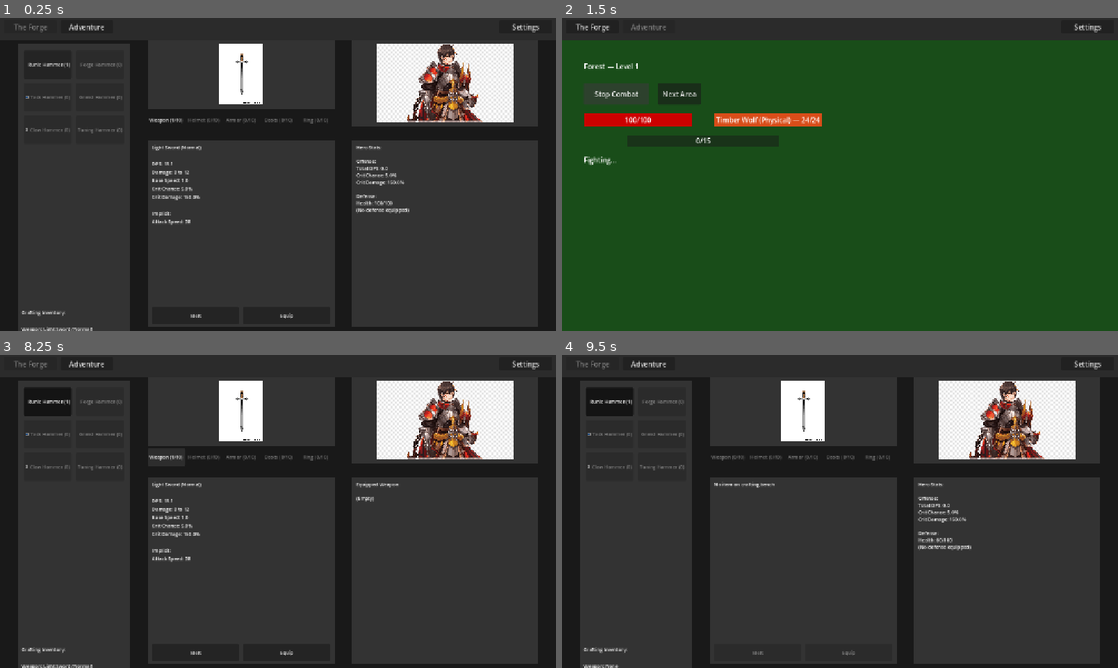
Above: before the commit, frames 1-4 (two rows, left to right).
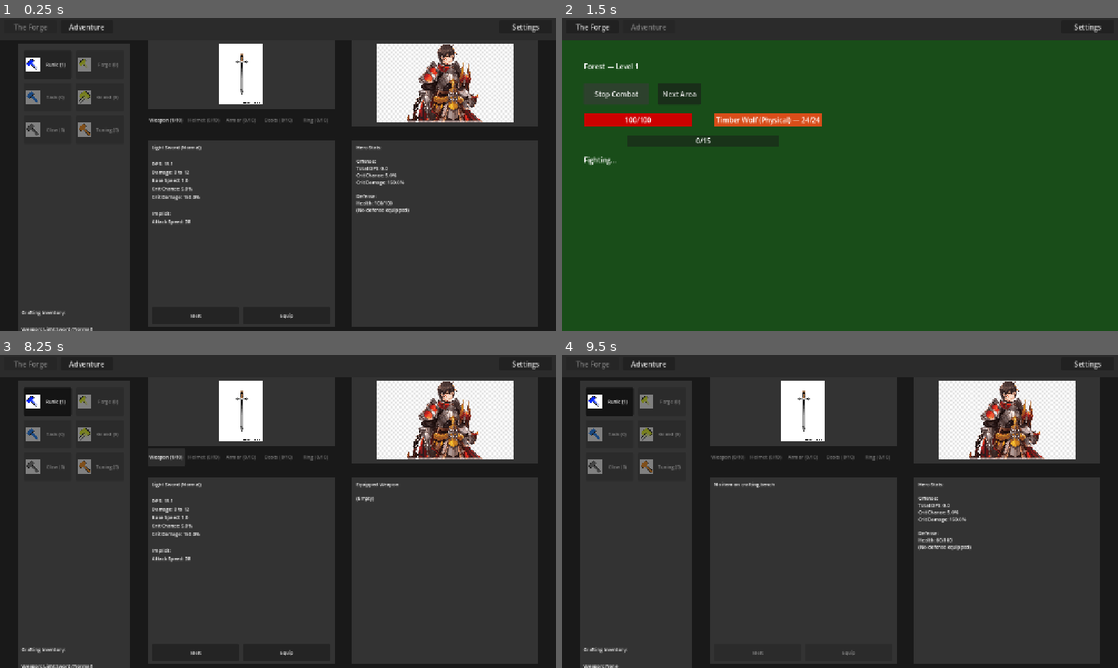
Above: after the commit, the same moments.

Repository: loginn/hammertime
Game: Godot game, scene res://scenes/main.tscn
The game is run twice, just before and just after one commit, with the same random seed, the same clock (stepped at 60 frames per second) and the same inputs.
Inputs:
- Up to frame 1 (0.25 s): no input
- Up to frame 2 (1.5 s): click "Adventure" at 0.5 s; click "Start Combat" at 1.25 s
- Up to frame 3 (8.25 s): click "Next Area" at 2 s; click "Next Area" at 2.75 s; click "The Forge" at 3.5 s; click "Adventure" at 4.25 s; click "Stop Combat" at 5 s; click "Start Combat" at 5.75 s; click "The Forge" at 6.5 s; click "Runic Hammer (1)" (after the commit: "Runic (1)") at 7.25 s; click "Weapon (1/10)" at 8 s
- Up to frame 4 (9.5 s): click "Melt" at 8.75 s

The runs differ from the first frame. In frame 1, 0.8% of the frame differs, in the area x 4-22%, y 12-38%; in frame 2, nothing differs; in frame 3, 0.8%; in frame 4, 0.8%.

Commit message:
fix: shorten hammer button labels so icons have room to display
The 110px-wide buttons couldn't fit both a 32px icon and text like
"Runic Hammer (151)". The text consumed all horizontal space, squeezing
icons into invisible 1-2px dots. Drop " Hammer" from button labels
(redundant in the hammer sidebar) so icons render properly.

Co-Authored-By: Claude Opus 4.6 <noreply@anthropic.com>

Diff:
--- a/scenes/forge_view.gd
+++ b/scenes/forge_view.gd
@@ -308,8 +308,9 @@
 		# Disable button if no currency available
 		button.disabled = (count <= 0)
 
-		# Update button text with currency name and count
-		button.text = currencies[currency_type].currency_name + " (" + str(count) + ")"
+		# Update button text with short name and count (drop " Hammer" — redundant in sidebar)
+		var short_name: String = currencies[currency_type].currency_name.replace(" Hammer", "")
+		button.text = short_name + " (" + str(count) + ")"
 		button.icon = hammer_icons.get(currency_type)
 
 	# If selected standard currency count is 0, deselect it
@@ -327,7 +328,8 @@
 		var count: int = GameState.tag_currency_counts.get(tag_type, 0)
 		var button: Button = currency_buttons[tag_type]
 		button.disabled = (count <= 0)
-		button.text = currencies[tag_type].currency_name + " (" + str(count) + ")"
+		var short_name: String = currencies[tag_type].currency_name.replace(" Hammer", "")
+		button.text = short_name + " (" + str(count) + ")"
 		button.icon = hammer_icons.get(tag_type, null)
 
 	# Deselect if selected tag currency is now 0
--- a/scenes/forge_view.tscn
+++ b/scenes/forge_view.tscn
@@ -128,35 +128,35 @@
 custom_minimum_size = Vector2(0, 55.0)
 toggle_mode = true
 theme_override_font_sizes/font_size = 11
-text = "Fire Hammer (0)"
+text = "Fire (0)"
 
 [node name="ColdHammerBtn" type="Button" parent="HammerSidebar/TagHammerSection"]
 layout_mode = 2
 custom_minimum_size = Vector2(0, 55.0)
 toggle_mode = true
 theme_override_font_sizes/font_size = 11
-text = "Cold Hammer (0)"
+text = "Cold (0)"
 
 [node name="LightningHammerBtn" type="Button" parent="HammerSidebar/TagHammerSection"]
 layout_mode = 2
 custom_minimum_size = Vector2(0, 55.0)
 toggle_mode = true
 theme_override_font_sizes/font_size = 11
-text = "Lightning Hammer (0)"
+text = "Lightning (0)"
 
 [node name="DefenseHammerBtn" type="Button" parent="HammerSidebar/TagHammerSection"]
 layout_mode = 2
 custom_minimum_size = Vector2(0, 55.0)
 toggle_mode = true
 theme_override_font_sizes/font_size = 11
-text = "Defense Hammer (0)"
+text = "Defense (0)"
 
 [node name="PhysicalHammerBtn" type="Button" parent="HammerSidebar/TagHammerSection"]
 layout_mode = 2
 custom_minimum_size = Vector2(0, 55.0)
 toggle_mode = true
 theme_override_font_sizes/font_size = 11
-text = "Physical Hammer (0)"
+text = "Physical (0)"
 
 [node name="InventoryLabel" type="Label" parent="."]
 layout_mode = 0
